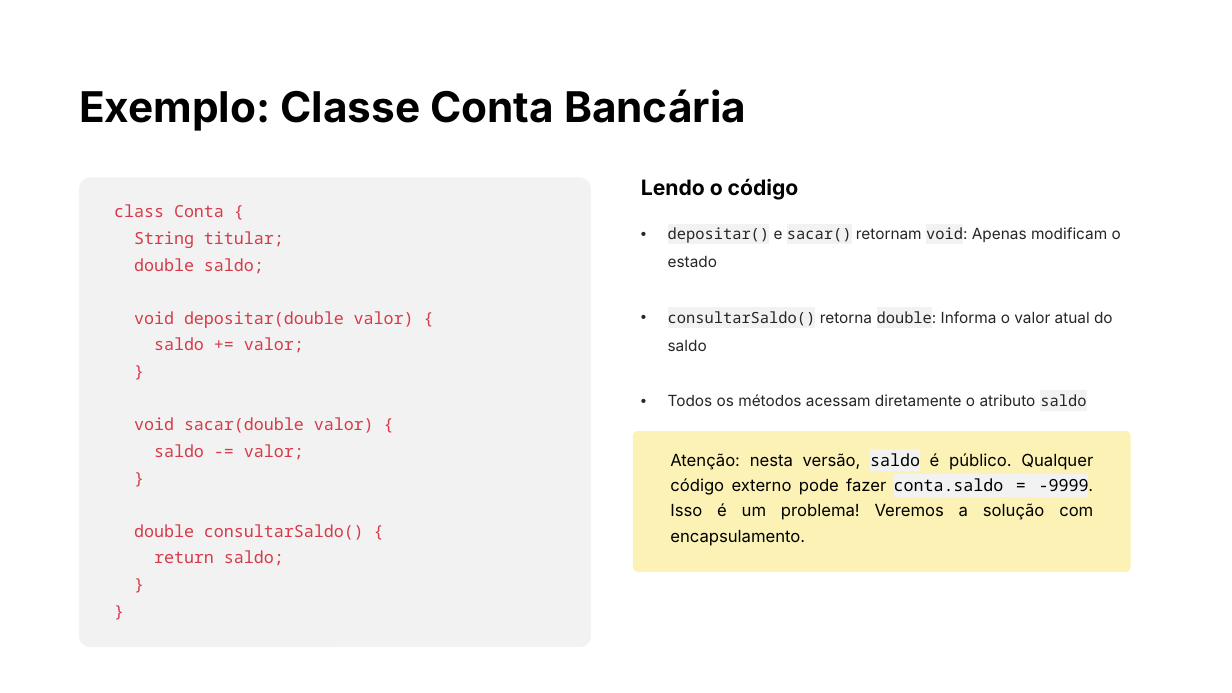
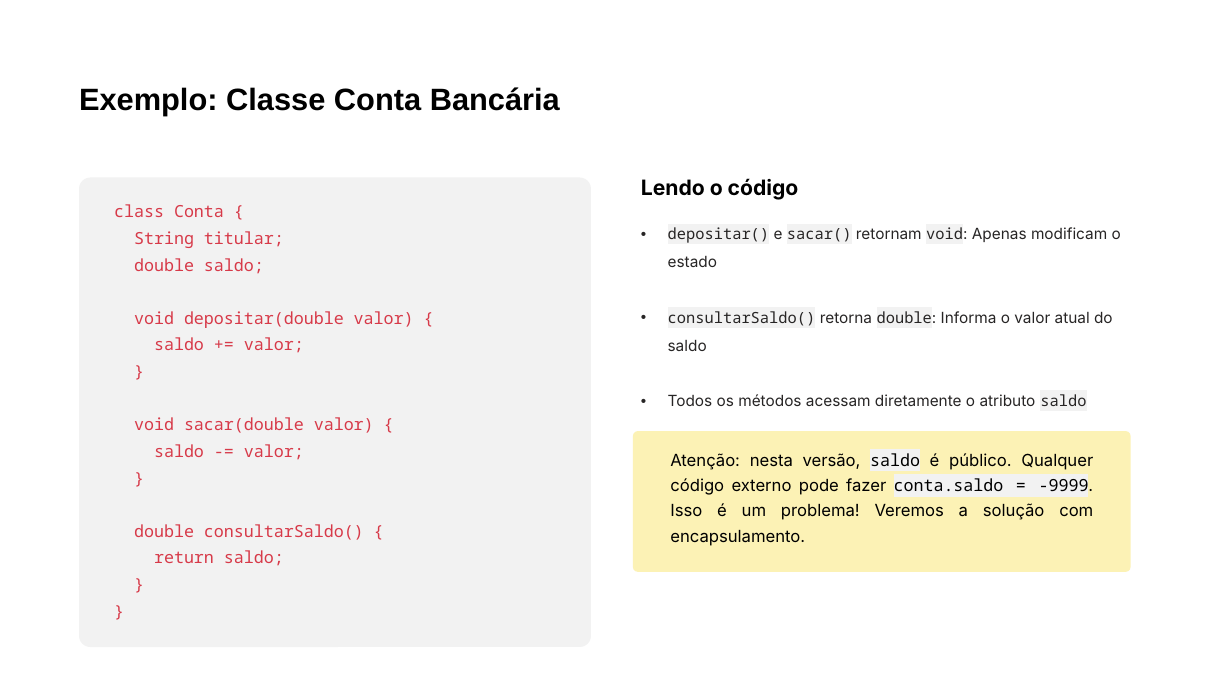
Before and after one commit to PedroMiho/UMC, a slide deck: slide 10 of ENGENHARIA DE SOFTWARE/Desenvolvimento de Aplicações/Pedro/Aula 04 - Métodos e Encapsulamento/Metodos-e-Encapsulamento-em-Dart.pptx (slide 8 before the commit). Drawn at 1232x693 pixels with LibreOffice and Linux fonts; fonts in the diff are those of the drawing; background and template pictures are left out. Boxes give left, top, right and bottom in pixels: in the first picture for what was removed or moved away, otherwise in the second. Text is boxed around its words. In the diff, an @@ line names an element or a change of style, - is before the commit and + after.

```diff
--- a/ENGENHARIA DE SOFTWARE/Desenvolvimento de Aplicações/Pedro/Aula 04 - Métodos e Encapsulamento/Metodos-e-Encapsulamento-em-Dart.pptx
+++ b/ENGENHARIA DE SOFTWARE/Desenvolvimento de Aplicações/Pedro/Aula 04 - Métodos e Encapsulamento/Metodos-e-Encapsulamento-em-Dart.pptx
@@ text "Exemplo: Classe Conta Bancária" at (79, 87, 560, 116): size 33 to 24 pt, font Inter to Arial @@
```
Also in this commit, not shown: 5 other slides changed, 3 slides added, 1 other file.
